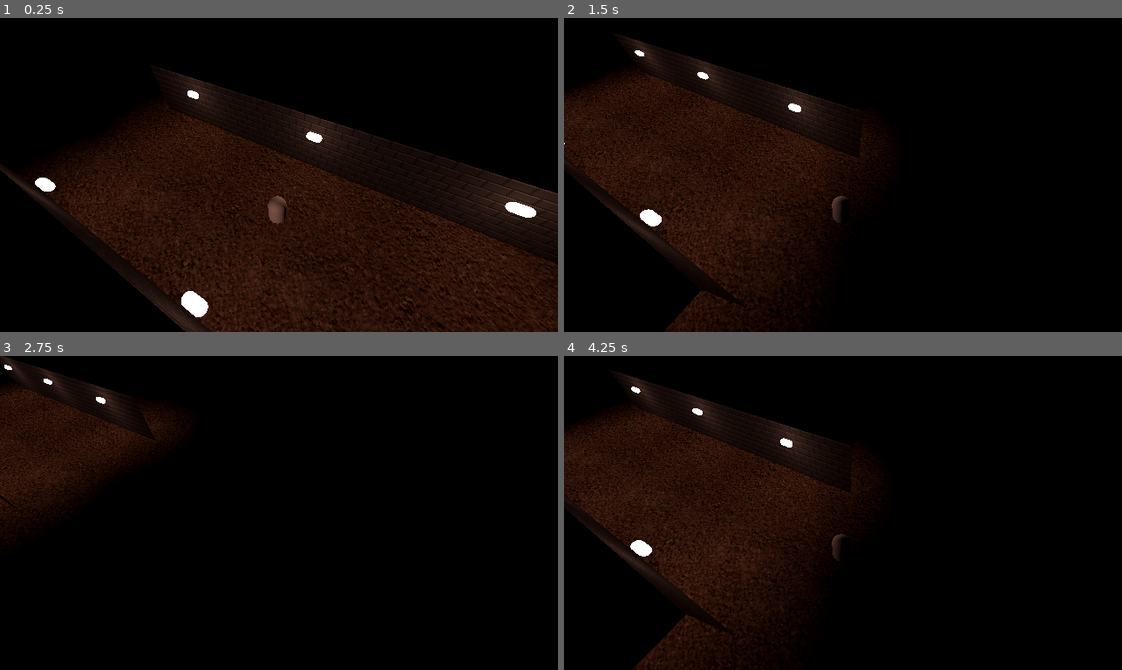
Above: before the commit, frames 1-4 (two rows, left to right).
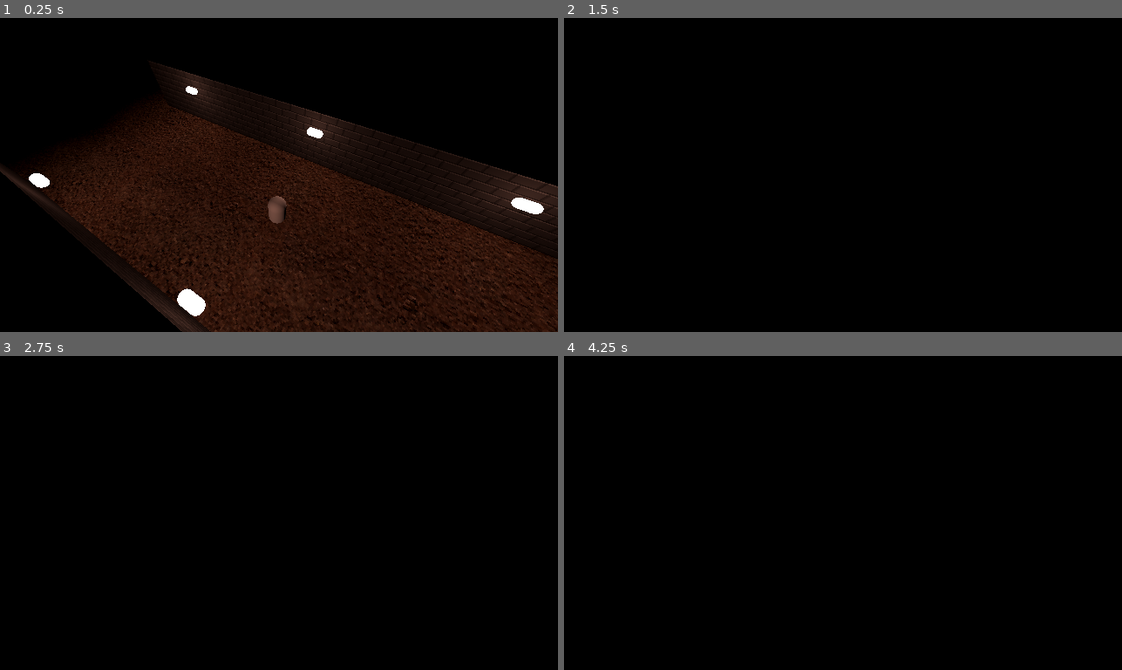
Above: after the commit, the same moments.

Repository: Degenerate-Games/shadows-below
Game: Godot game, scene res://scenes/levels/3d_test_level.tscn
Same seed, same stepped clock (60 frames per second), same inputs: the game is played once before the commit and once after it. This scene is started directly instead of the project's main scene. Sound files missing from this copy of the repository are replaced by a short silence.
Inputs (mouse positions are in pixels of both pictures, inside the frame that each line leads up to):
- Up to frame 1 (0.25 s): no input
- Up to frame 2 (1.5 s): move the mouse to (965, 159) at 0.52 s; hold D (move_right) 0.53-1.25 s; tap B (bake) at 0.6 s; click (965, 159) at 0.67 s; drag from (731, 190) to (815, 237) at 1.27 s
- Up to frame 3 (2.75 s): tap Enter at 2 s; move the mouse to (334, 443) at 2.02 s; hold D (move_right) from 2.03 s (still down); tap K (mixing_ui_clear) at 2.1 s
- Up to frame 4 (4.25 s): release D (move_right) at 2.75 s; drag from (815, 575) to (675, 465) at 2.77 s; tap Space at 3.5 s; move the mouse to (1010, 560) at 3.52 s; hold A (move_left) from 3.53 s (still down); tap J (mixing_ui_red) at 3.6 s

The runs differ from the first frame. In frame 1, 7.1% of the frame differs, in the area x 0-100%, y 14-100%; in frame 2, 25%, in the area x 0-59%, y 5-100%; in frame 3, 7.7%; in frame 4, 24%.

Commit message:
Add gravity to player

Diff:
--- a/scripts/player_3d.gd
+++ b/scripts/player_3d.gd
@@ -28,6 +28,7 @@
 var affected_enemies: Array[Node3D]
 var affected_interactables: Array[Node3D]
 var base_aura_energy: float
+var gravity: float = ProjectSettings.get_setting("physics/3d/default_gravity")
 var health: float
 var pulsed: bool
 
@@ -54,12 +55,16 @@
 	handle_movement(delta)
 
 func handle_movement(delta):
-	var input_dir = Input.get_vector("move_left", "move_right", "move_up", "move_down")
+	var y_velocity = velocity.y
+	if not is_on_floor():
+		y_velocity -= gravity * delta
+	var input_dir = Input.get_vector("move_left", "move_right", "move_up", "move_down").normalized()
 	input_dir = Vector3(input_dir.x, 0, input_dir.y)
 	if input_dir:
-		velocity = velocity.move_toward(input_dir.normalized() * max_speed, acceleration * delta)
+		velocity = velocity.move_toward(input_dir * max_speed, acceleration * delta)
 	else:
 		velocity = velocity.move_toward(Vector3.ZERO, friction * delta)
+	velocity.y = y_velocity
 	move_and_slide()
 
 func handle_color_change(color):
